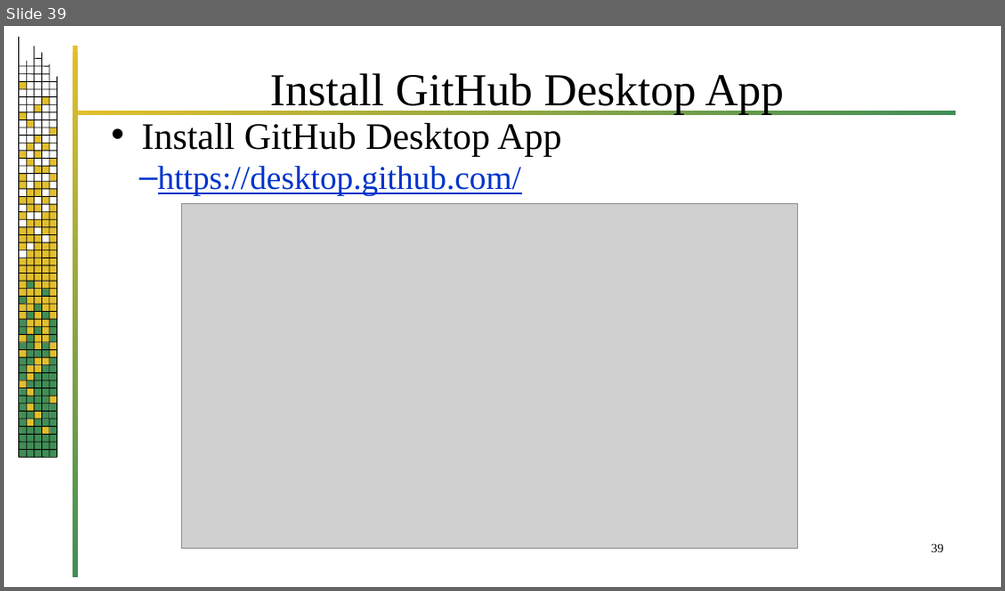
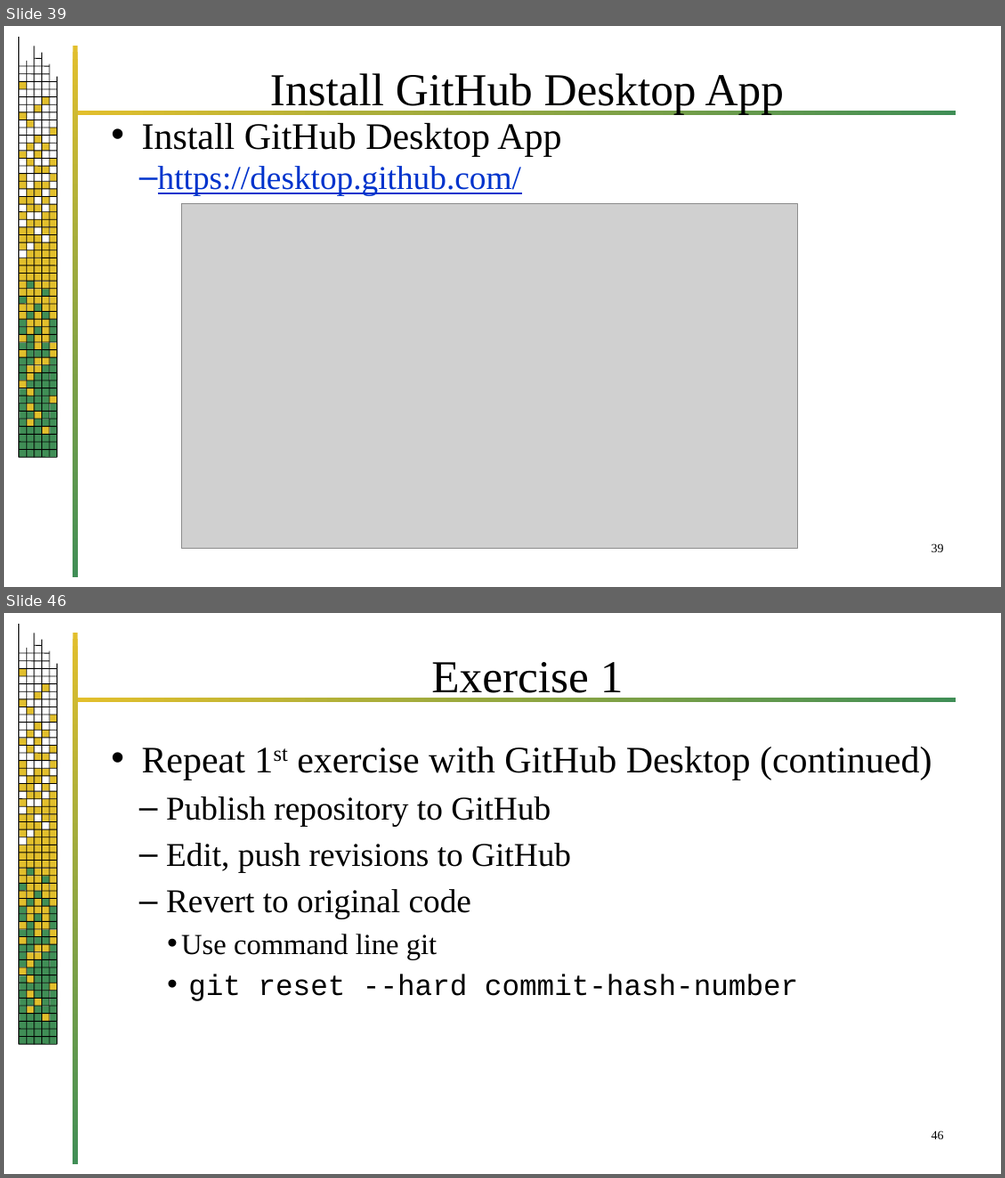
Before and after one commit to jrb28/git, a slide deck: 26bGit.pptx. Shown one above the other, each under a label of ours: slide 39 before the commit, slides 39 and 46 after it; the slides between them are not shown. The pictures are 1005x591 and 1005x1178 pixels, drawn with LibreOffice and Linux fonts; fonts in the diff are those of the drawing; grey boxes stand for pictures; background and template pictures are left out. Boxes give left, top, right and bottom in pixels: in the first picture for what was removed or moved away, otherwise in the second. Text is boxed around its words. In the diff, an @@ line names an element or a change of style, - is before the commit and + after.

```diff
--- a/26bGit.pptx
+++ b/26bGit.pptx
@@ slide 46 added at [4, 613, 1001, 1174], background #FFFFFF; not listed: 220 template elements that a slide beside it also shows @@
@@ title added at [431, 662, 623, 701], 44 pt, text #000000 @@
+Exercise 1
@@ text added at [142, 747, 931, 1001], 32 pt, text #000000 @@
+• Repeat 1st exercise with GitHub Desktop (continued)
+  – Publish repository to GitHub
+  – Edit, push revisions to GitHub
+  – Revert to original code
+    • Use command line git
+    • git reset --hard commit-hash-number
@@ page number added at [931, 1130, 944, 1139], 12 pt, text #000000 @@
+46
```
Also in this commit, not shown: 12 slides changed, 14 other slides added.
